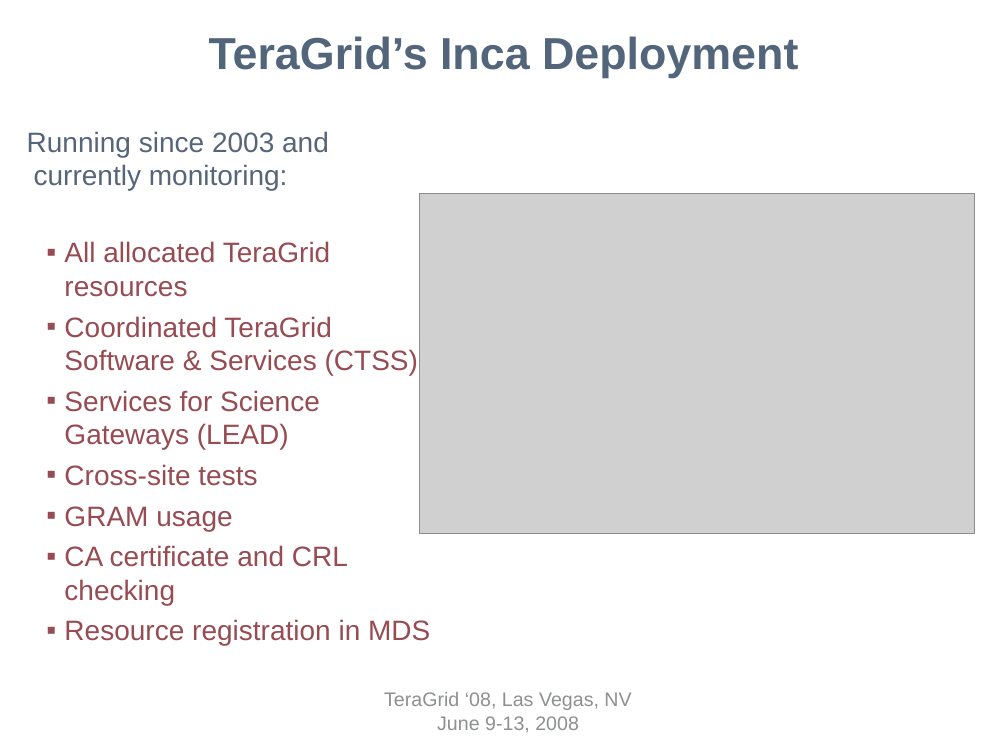
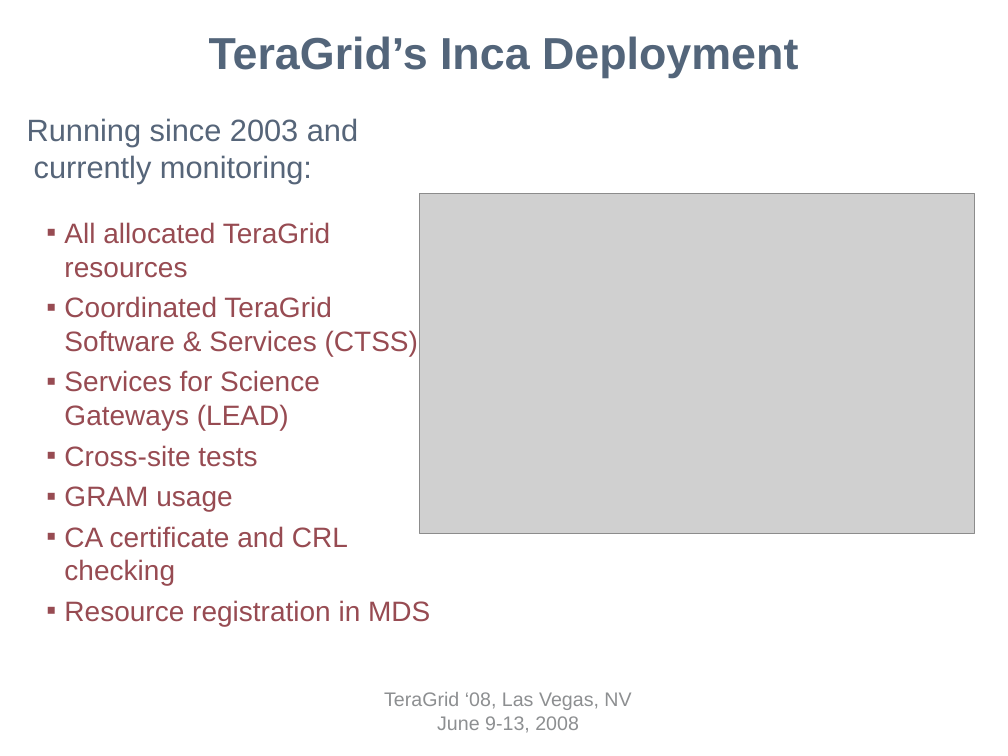
Before and after one commit to IncaProject/inca-xsede, a slide deck: slide 7 of talks/tg08/inca-tg08.ppt. Drawn at 1008x756 pixels with LibreOffice and Linux fonts; fonts in the diff are those of the drawing; grey boxes stand for pictures; background and template pictures are left out. Boxes give left, top, right and bottom in pixels: in the first picture for what was removed or moved away, otherwise in the second. Text is boxed around its words. In the diff, an @@ line names an element or a change of style, - is before the commit and + after.

```diff
--- a/talks/tg08/inca-tg08.ppt
+++ b/talks/tg08/inca-tg08.ppt
@@ text "Running since 2003 and currently ...": place and size @@
-text "Running since 2003 and currently ..." at box(27, 131, 430, 646)
+text "Running since 2003 and currently ..." at box(27, 118, 430, 626)
@@ text at box(27, 118, 358, 183): size 20 to 22 pt in "Running since 2003 and currently monitoring:" @@
```
Also in this commit, not shown: 5 other slides changed, 3 slides added, 8 slides removed.
